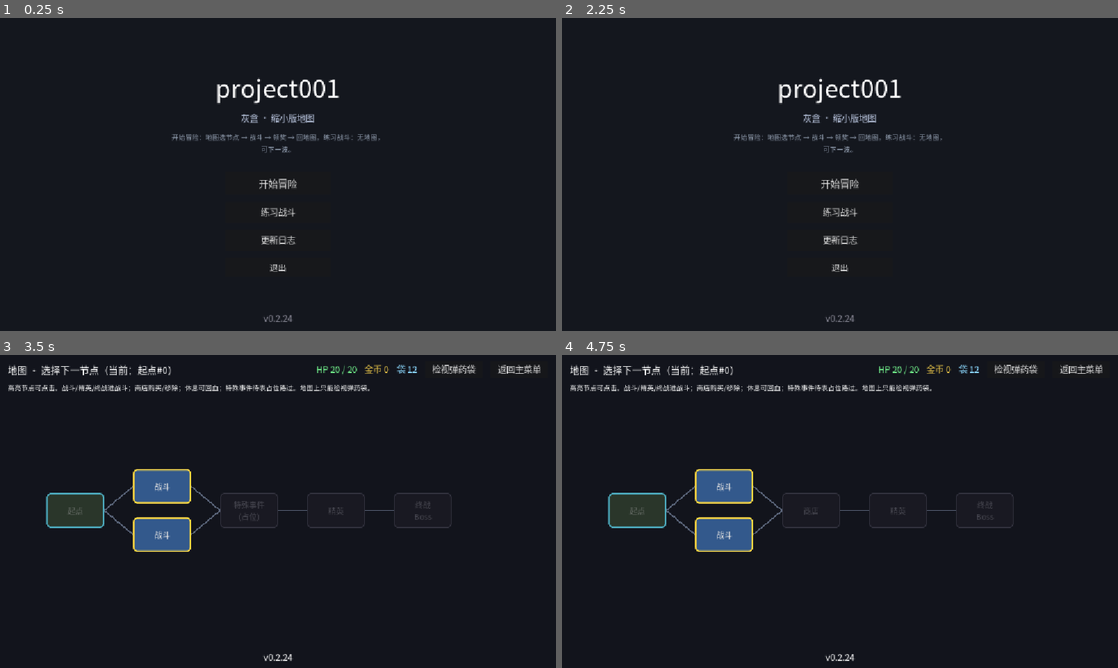
Above: before the commit, frames 1-4 (two rows, left to right).
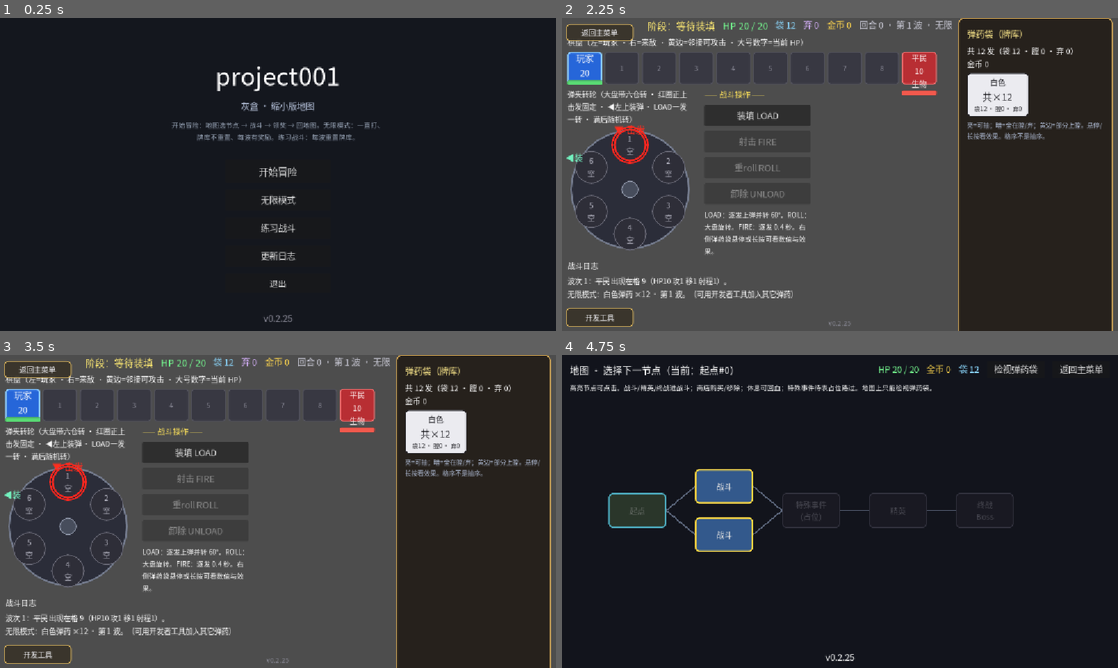
Above: after the commit, the same moments.

Repository: pineapplecat123/project001
Game: Godot game, scene res://scenes/main.tscn
Same seed, same stepped clock (60 frames per second), same inputs: the game is played once before the commit and once after it.
Inputs (mouse positions are in pixels of both pictures, inside the frame that each line leads up to):
- Up to frame 1 (0.25 s): no input
- Up to frame 2 (2.25 s): click "练习战斗" at 0.5 s; click "返回主菜单" at 1.25 s; click (840, 199) at 2 s, where only the run after the commit has a clickable "无限模式"
- Up to frame 3 (3.5 s): click (278, 520) at 2.75 s, where only the run before the commit has a clickable "开始冒险"
- Up to frame 4 (4.75 s): click "返回主菜单" at 3.5 s; click "开始冒险" at 4.25 s

The runs differ from the first frame. In frame 1, 3.3% of the frame differs, in the area x 30-69%, y 15-98%; in frame 2, 75%, in the area x 0-100%, y 0-100%; in frame 3, 75%; in frame 4, less than 0.1%.

Commit message:
feat(game): 无限模式不重置牌库 + 每波奖励 (v0.2.25)
主菜单新增无限模式；胜利保留弹袋并发奖；练习战仍重置开局白弹。
顺带加大战斗顶栏/弹药袋边距减轻裁字。

Diff:
--- a/data/changelog.json
+++ b/data/changelog.json
@@ -1,6 +1,15 @@
 {
   "version": 1,
   "entries": [
+    {
+      "version": "0.2.25",
+      "date": "2026-10-24",
+      "items": [
+        "主菜单新增「无限模式」：可一直下一波",
+        "无限模式胜利不重置牌库，奖励弹药/金币跨波保留",
+        "练习战斗仍每波重置为开局白弹（行为不变）"
+      ]
+    },
     {
       "version": "0.2.24",
       "date": "2026-10-23",
--- a/scenes/combat.tscn
+++ b/scenes/combat.tscn
@@ -19,9 +19,9 @@
 grow_horizontal = 2
 grow_vertical = 2
 theme_override_constants/margin_left = 14
-theme_override_constants/margin_top = 10
+theme_override_constants/margin_top = 28
 theme_override_constants/margin_right = 14
-theme_override_constants/margin_bottom = 10
+theme_override_constants/margin_bottom = 14
 
 [node name="MainHBox" type="HBoxContainer" parent="Margin"]
 layout_mode = 2
@@ -198,16 +198,16 @@
 
 [node name="BagPanel" type="PanelContainer" parent="Margin/MainHBox"]
 unique_name_in_owner = true
-custom_minimum_size = Vector2(280, 0)
+custom_minimum_size = Vector2(320, 0)
 layout_mode = 2
 size_flags_vertical = 3
 
 [node name="BagMargin" type="MarginContainer" parent="Margin/MainHBox/BagPanel"]
 layout_mode = 2
-theme_override_constants/margin_left = 10
-theme_override_constants/margin_top = 8
-theme_override_constants/margin_right = 10
-theme_override_constants/margin_bottom = 8
+theme_override_constants/margin_left = 12
+theme_override_constants/margin_top = 12
+theme_override_constants/margin_right = 12
+theme_override_constants/margin_bottom = 10
 
 [node name="BagVBox" type="VBoxContainer" parent="Margin/MainHBox/BagPanel/BagMargin"]
 layout_mode = 2
@@ -245,9 +245,9 @@
 anchor_right = 0.0
 anchor_bottom = 0.0
 offset_left = 8.0
-offset_top = 8.0
+offset_top = 12.0
 offset_right = 148.0
-offset_bottom = 44.0
+offset_bottom = 48.0
 theme_override_font_sizes/font_size = 15
 text = "返回主菜单"
 
--- a/scenes/main.tscn
+++ b/scenes/main.tscn
@@ -55,7 +55,7 @@
 layout_mode = 2
 theme_override_font_sizes/font_size = 14
 autowrap_mode = 3
-text = "开始冒险：地图选节点 → 战斗 → 领奖 → 回地图。练习战斗：无地图，可下一波。"
+text = "开始冒险：地图选节点 → 战斗 → 领奖 → 回地图。无限模式：一直打、牌库不重置、每波有奖励。练习战斗：每波重置牌库。"
 horizontal_alignment = 1
 
 [node name="Spacer" type="Control" parent="Center"]
@@ -69,6 +69,14 @@
 size_flags_horizontal = 4
 theme_override_font_sizes/font_size = 20
 text = "开始冒险"
+
+[node name="BtnEndless" type="Button" parent="Center"]
+unique_name_in_owner = true
+custom_minimum_size = Vector2(220, 44)
+layout_mode = 2
+size_flags_horizontal = 4
+theme_override_font_sizes/font_size = 18
+text = "无限模式"
 
 [node name="BtnPractice" type="Button" parent="Center"]
 unique_name_in_owner = true
@@ -180,6 +188,7 @@
 theme_override_constants/separation = 6
 
 [connection signal="pressed" from="Center/BtnStart" to="." method="_on_start_pressed"]
+[connection signal="pressed" from="Center/BtnEndless" to="." method="_on_endless_pressed"]
 [connection signal="pressed" from="Center/BtnPractice" to="." method="_on_practice_pressed"]
 [connection signal="pressed" from="Center/BtnChangelog" to="." method="_on_changelog_pressed"]
 [connection signal="pressed" from="Center/BtnQuit" to="." method="_on_quit_pressed"]
--- a/scripts/combat/combat_state.gd
+++ b/scripts/combat/combat_state.gd
@@ -51,6 +51,8 @@
 
 ## 是否来自地图 run（胜利领奖后回地图；练习战则下一波）
 var from_map_run: bool = false
+## 无限模式：可一直下一波；胜利不重置牌库（与练习战相对）
+var endless_mode: bool = false
 ## 遭遇类型：普通 / 精英 / Boss（灰盒）
 var encounter_kind: int = EncounterKind.NORMAL
 ## 本波实际发放的基础金币（供 UI 显示）
@@ -90,7 +92,7 @@
 		rng.randomize()
 
 
-func start_graybox(seed_value: int = 0) -> void:
+func start_graybox(seed_value: int = 0, endless: bool = false) -> void:
 	if seed_value != 0:
 		rng.seed = seed_value
 	BulletEffectRegistry.ensure_defaults()
@@ -120,11 +122,13 @@
 	wave_took_damage = false
 	wave_player_turns = 0
 	from_map_run = false
+	endless_mode = endless
 	encounter_kind = EncounterKind.NORMAL
 	last_reward_base_gold = 0
 	_set_phase(Phase.AWAIT_LOAD)
-	_log("战斗开始：白色弹药 ×%d · 第 %d 波。（可用开发者工具加入其它弹药）" % [
-		CombatConstants.STARTER_WHITE_COUNT, wave_index
+	var mode_label := "无限模式" if endless_mode else "练习战斗"
+	_log("%s：白色弹药 ×%d · 第 %d 波。（可用开发者工具加入其它弹药）" % [
+		mode_label, CombatConstants.STARTER_WHITE_COUNT, wave_index
 	])
 	_emit()
 
@@ -137,6 +141,7 @@
 		rng.seed = int(payload["seed"])
 	BulletEffectRegistry.ensure_defaults()
 	from_map_run = true
+	endless_mode = false
 	encounter_kind = _parse_encounter(str(payload.get("encounter", "normal")))
 	last_reward_base_gold = 0
 	player_max_hp = int(payload.get("player_max_hp", CombatConstants.PLAYER_MAX_HP))
@@ -1087,8 +1092,8 @@
 		return
 	_set_phase(Phase.WON)
 	_log("胜利：敌人全灭。")
-	# 练习战：胜利后先把弹仓/弃牌/袋重置为开局练习牌库，再发奖励（选弹叠在初始袋上）
-	if not from_map_run:
+	# 练习战：胜利后重置为开局白弹再发奖；无限模式/地图 run 保留牌库
+	if not from_map_run and not endless_mode:
 		_reset_practice_ammo_to_starter()
 	_begin_reward()
 
--- a/scripts/combat/combat_ui.gd
+++ b/scripts/combat/combat_ui.gd
@@ -125,18 +125,20 @@
 	dev_panel.visible = false
 	reward_panel.visible = false
 	dimmer.visible = false
-	# 顶栏给左上角「返回主菜单」留空，避免叠字
+	# 顶栏给左上角「返回主菜单」留空，避免叠字；并给中文行高留余量防裁切
 	var spacer := Control.new()
 	spacer.name = "TopBarCornerSpacer"
 	spacer.custom_minimum_size = Vector2(150, 0)
 	var top_bar: HBoxContainer = phase_label.get_parent()
 	top_bar.add_child(spacer)
 	top_bar.move_child(spacer, 0)
+	_ensure_top_labels_uncropped()
 	if RunState.is_in_map_run() and RunState.pending_combat_node_id >= 0:
 		state.start_from_run(RunState.combat_snapshot())
 		btn_menu.text = "放弃回地图"
 	else:
-		state.start_graybox()
+		var endless := RunState.consume_pending_endless()
+		state.start_graybox(0, endless)
 		btn_menu.text = "返回主菜单"
 		btn_next_wave.text = "下一波 NEXT"
 	_refresh()
@@ -189,6 +191,29 @@
 		btn.add_theme_stylebox_override("hover", hover)
 		btn.add_theme_stylebox_override("pressed", pressed)
 		btn.add_theme_stylebox_override("focus", hover)
+
+
+func _ensure_top_labels_uncropped() -> void:
+	# Noto SC 字形常高出 Label 度量，贴顶会被视口裁掉；加大行距与最小高度
+	var labels: Array[Label] = [
+		phase_label, hp_label, bag_label, discard_label, gold_label, turn_label, bag_header_label
+	]
+	for lab in labels:
+		if lab == null:
+			continue
+		lab.add_theme_constant_override("line_spacing", 4)
+		lab.clip_text = false
+		var min_h := maxf(lab.get_minimum_size().y, 28.0)
+		lab.custom_minimum_size = Vector2(lab.custom_minimum_size.x, min_h)
+	# 袋面板略加内边，避免标题贴边被裁
+	if bag_panel != null:
+		var style := bag_panel.get_theme_stylebox("panel")
+		if style is StyleBoxFlat:
+			var flat := (style as StyleBoxFlat).duplicate() as StyleBoxFlat
+			flat.content_margin_top = maxf(flat.content_margin_top, 8.0)
+			flat.content_margin_left = maxf(flat.content_margin_left, 6.0)
+			flat.content_margin_right = maxf(flat.content_margin_right, 6.0)
+			bag_panel.add_theme_stylebox_override("panel", flat)
 
 
 func _ensure_long_press_timer() -> void:
@@ -734,7 +759,10 @@
 				reward_hint.text = "领取完毕。返回地图选择下一节点（本战不会再刷下一波）。无伤/三回合额外金灰盒暂未结算。"
 				btn_reward_next.text = "返回地图 RETURN"
 		else:
-			reward_hint.text = "可继续下一波（练习战胜利后弹药已重置为开局牌库）。练习战无地图。无伤/三回合额外金灰盒暂未结算。"
+			if state.endless_mode:
+				reward_hint.text = "可继续下一波（无限模式：牌库与奖励弹药跨波保留）。无伤/三回合额外金灰盒暂未结算。"
+			else:
+				reward_hint.text = "可继续下一波（练习战胜利后弹药已重置为开局牌库）。练习战无地图。无伤/三回合额外金灰盒暂未结算。"
 			btn_reward_next.text = "下一波 NEXT"
 		btn_reward_skip.visible = false
 		btn_reward_next.visible = true
@@ -1177,7 +1205,7 @@
 	discard_label.add_theme_color_override("font_color", COL_DISCARD)
 	gold_label.text = "金币 %d" % state.gold
 	gold_label.add_theme_color_override("font_color", COL_GOLD)
-	turn_label.text = "回合 %d · 第 %d 波 · %s" % [state.turn_index, state.wave_index, state.encounter_label()]
+	turn_label.text = "回合 %d · 第 %d 波 · %s" % [state.turn_index, state.wave_index, ("无限" if state.endless_mode else state.encounter_label())]
 	turn_label.add_theme_color_override("font_color", COL_TURN)
 	var busy := _busy() or state.is_busy_firing() or state.is_busy_loading()
 	btn_load.disabled = busy or not state.can_load()
@@ -1309,7 +1337,7 @@
 	discard_label.add_theme_color_override("font_color", COL_DISCARD)
 	gold_label.text = "金币 %d" % state.gold
 	gold_label.add_theme_color_override("font_color", COL_GOLD)
-	turn_label.text = "回合 %d · 第 %d 波 · %s" % [state.turn_index, state.wave_index, state.encounter_label()]
+	turn_label.text = "回合 %d · 第 %d 波 · %s" % [state.turn_index, state.wave_index, ("无限" if state.endless_mode else state.encounter_label())]
 	turn_label.add_theme_color_override("font_color", COL_TURN)
 	var busy := _busy() or state.is_busy_firing() or state.is_busy_loading()
 	btn_load.disabled = true if (_loading or _firing or _rolling or _wheel_animating) else (busy or not state.can_load())
--- a/scripts/game_version.gd
+++ b/scripts/game_version.gd
@@ -1,4 +1,4 @@
 class_name GameVersion
 ## 游戏显示版本号的唯一来源。发版只改这一处 STRING。
 
-const STRING := "0.2.24"
+const STRING := "0.2.25"
--- a/scripts/main.gd
+++ b/scripts/main.gd
@@ -1,5 +1,5 @@
 extends Control
-## 主菜单：开始冒险（地图）/ 练习战斗 / 更新日志 / 退出；底部版本号。
+## 主菜单：开始冒险（地图）/ 无限模式 / 练习战斗 / 更新日志 / 退出；底部版本号。
 
 const CHANGELOG_PATH := "res://data/changelog.json"
 
@@ -16,6 +16,7 @@
 
 func _style_menu() -> void:
 	%BtnStart.custom_minimum_size = Vector2(220, 48)
+	%BtnEndless.custom_minimum_size = Vector2(220, 44)
 	%BtnPractice.custom_minimum_size = Vector2(220, 44)
 	%BtnChangelog.custom_minimum_size = Vector2(220, 44)
 	%BtnQuit.custom_minimum_size = Vector2(220, 40)
@@ -91,6 +92,7 @@
 	%ChangelogDimmer.visible = open
 	%ChangelogPanel.visible = open
 	%BtnStart.disabled = open
+	%BtnEndless.disabled = open
 	%BtnPractice.disabled = open
 	%BtnChangelog.disabled = open
 	%BtnQuit.disabled = open
@@ -101,8 +103,13 @@
 	get_tree().change_scene_to_file("res://scenes/map.tscn")
 
 
+func _on_endless_pressed() -> void:
+	RunState.request_endless_combat()
+	get_tree().change_scene_to_file("res://scenes/combat.tscn")
+
+
 func _on_practice_pressed() -> void:
-	RunState.end_run()
+	RunState.request_practice_combat()
 	get_tree().change_scene_to_file("res://scenes/combat.tscn")
 
 
--- a/scripts/run/run_state.gd
+++ b/scripts/run/run_state.gd
@@ -24,10 +24,30 @@
 var pending_rest_node_id: int = -1
 var run_finished: bool = false
 var last_message: String = ""
+## 主菜单「无限模式」进入战斗时置 true；战斗读取后清零。
+var pending_endless: bool = false
 
 
 func is_in_map_run() -> bool:
 	return active
+
+
+func request_endless_combat() -> void:
+	## 主菜单无限模式：退出地图 run，标记下一场战斗为无限。
+	end_run()
+	pending_endless = true
+
+
+func request_practice_combat() -> void:
+	end_run()
+	pending_endless = false
+
+
+func consume_pending_endless() -> bool:
+	var v := pending_endless
+	pending_endless = false
+	return v
+
 
 
 func begin_run(seed_value: int = 0, force_placeholder_kind: String = "") -> void:
@@ -51,10 +71,12 @@
 	pending_combat_node_id = -1
 	pending_shop_node_id = -1
 	pending_rest_node_id = -1
+	pending_endless = false
 
 
 func end_run() -> void:
 	active = false
+	pending_endless = false
 	pending_combat_node_id = -1
 	pending_shop_node_id = -1
 	pending_rest_node_id = -1
--- a/tests/test_ammo_effects.gd
+++ b/tests/test_ammo_effects.gd
@@ -137,6 +137,39 @@
 	assert_eq(cs.bag.size(), CombatConstants.STARTER_WHITE_COUNT + 1)
 
 
+
+
+func test_endless_win_keeps_bag() -> void:
+	## 无限模式胜利：不重置牌库；中途清场未击发归袋；奖励弹叠加入袋；可下一波。
+	var cs := CombatState.new(840)
+	cs.start_graybox(840, true)
+	assert_eq(cs.from_map_run, false)
+	assert_true(cs.endless_mode)
+	cs.dev_force_load([1, 1, 1, 1, 1, 1] as Array[int])
+	cs.bag.clear()
+	cs.bag.append(FireResolver.ID_GOLD)
+	cs.bag.append(FireResolver.ID_FIRE)
+	assert_true(cs.begin_fire())
+	var shots := 0
+	while cs.phase == CombatState.Phase.FIRING:
+		cs.fire_next_shot()
+		shots += 1
+	# 平民 10HP / 白弹 3 → 约 4 发清场，剩 2 归袋
+	assert_eq(shots, 4)
+	assert_eq(cs.phase, CombatState.Phase.WON)
+	assert_eq(cs.discard.size(), 4)
+	# 原袋 2 + 归还未击发 2 = 4（不重置成 12 白）
+	assert_eq(cs.bag.size(), 4)
+	assert_true(cs.bag.has(FireResolver.ID_GOLD))
+	assert_true(cs.bag.has(FireResolver.ID_FIRE))
+	assert_true(cs.pick_reward_ammo(0))
+	assert_eq(cs.bag.size(), 5)
+	assert_true(cs.can_start_next_wave())
+	assert_true(cs.start_next_wave())
+	assert_eq(cs.wave_index, 2)
+	assert_eq(cs.bag.size(), 5)
+
+
 func test_map_run_win_does_not_reset_bag() -> void:
 	## 地图 run 胜利不重置袋；中途清场未击发归袋。
 	var cs := CombatState.new(812)
--- a/themes/ui_theme.tres
+++ b/themes/ui_theme.tres
@@ -17,3 +17,4 @@
 ItemList/fonts/font = ExtResource("1_font")
 Tree/fonts/font = ExtResource("1_font")
 PopupMenu/fonts/font = ExtResource("1_font")
+Label/constants/line_spacing = 3
Binary file changed: assets/fonts/NotoSansSC-UI.ttf
Not shown, changed: tools/ui_charset.txt
Not shown, changed: BOT_LOG.md
Not shown, changed: docs/implemented-systems.md
